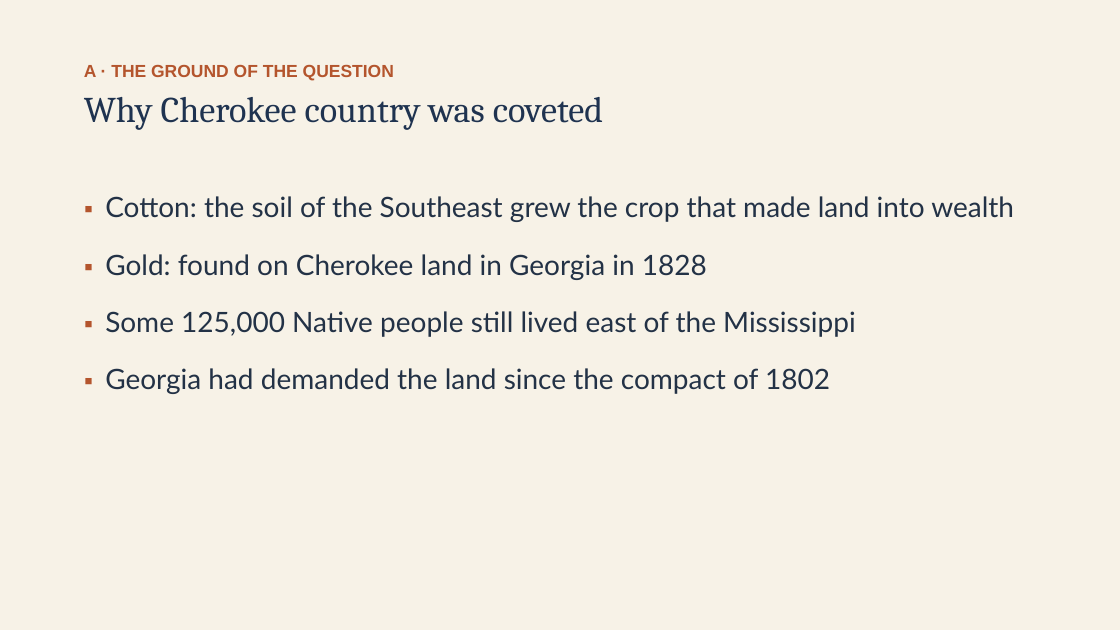
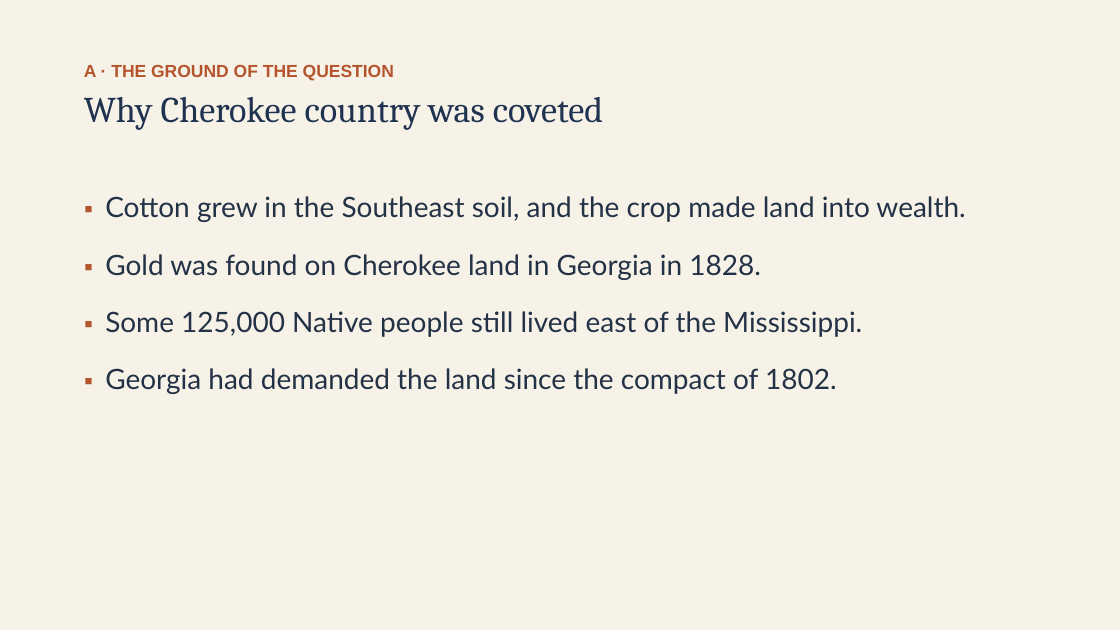
Before and after one commit to ab17gthb/humanities-curriculum-group, a slide deck: slide 6 of jackson-reform/lesson-02/lesson-02-slides.pptx. Drawn at 1120x630 pixels with LibreOffice and Linux fonts; fonts in the diff are those of the drawing. Boxes give left, top, right and bottom in pixels: in the first picture for what was removed or moved away, otherwise in the second. Text is boxed around its words. In the diff, an @@ line names an element or a change of style, - is before the commit and + after.

```diff
--- a/jackson-reform/lesson-02/lesson-02-slides.pptx
+++ b/jackson-reform/lesson-02/lesson-02-slides.pptx
@@ text at (x1=105, y1=196, x2=965, y2=394): text changed @@
-▪ Cotton: the soil of the Southeast grew the crop that made land into wealth
-▪ Gold: found on Cherokee land in Georgia in 1828
-▪ Some 125,000 Native people still lived east of the Mississippi
-▪ Georgia had demanded the land since the compact of 1802
+▪ Cotton grew in the Southeast soil, and the crop made land into wealth.
+▪ Gold was found on Cherokee land in Georgia in 1828.
+▪ Some 125,000 Native people still lived east of the Mississippi.
+▪ Georgia had demanded the land since the compact of 1802.
```
Also in this commit, not shown: 10 other slides changed, 6 other files.
